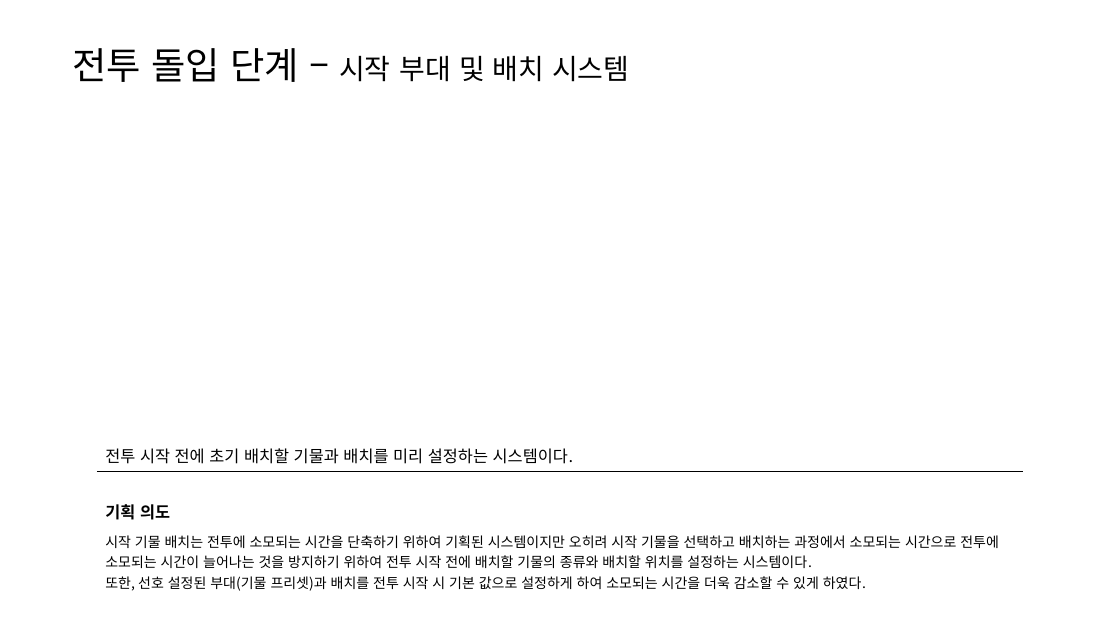
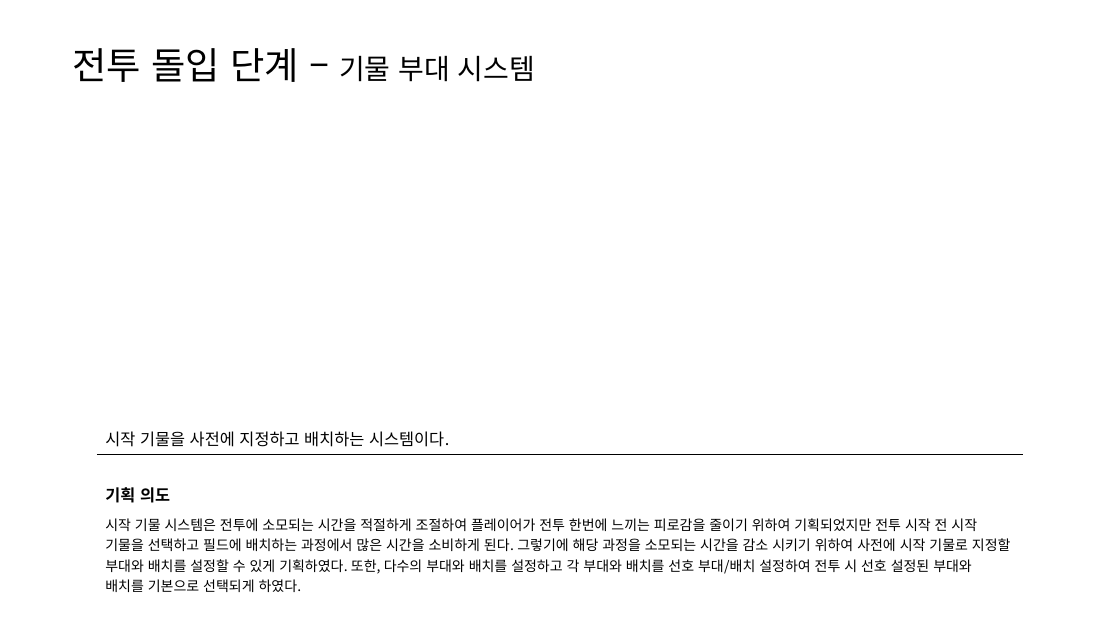
Before and after one commit to yjk0401/unityenginebasic_9th, a slide deck: slide 7 of 기획/체스/체스 전투 시스템 기획서.pptx (slide 6 before the commit). Drawn at 1120x630 pixels with LibreOffice and Linux fonts; fonts in the diff are those of the drawing. Boxes give left, top, right and bottom in pixels: in the first picture for what was removed or moved away, otherwise in the second. Text is boxed around its words. In the diff, an @@ line names an element or a change of style, - is before the commit and + after.

```diff
--- a/기획/체스/체스 전투 시스템 기획서.pptx
+++ b/기획/체스/체스 전투 시스템 기획서.pptx
@@ text at [72, 48, 535, 82]: text changed; size 24 to 32 pt @@
-전투 돌입 단계 – 시작 부대 및 배치 시스템
+전투 돌입 단계 – 기물 부대 시스템
@@ table at [97, 422, 1023, 596] @@
-row 1, column 1: 전투 시작 전에 초기 배치할 기물과 배치를 미리 설정하는 시스템이다.
+row 1, column 1: 시작 기물을 사전에 지정하고 배치하는 시스템이다.
-row 3, column 1: 시작 기물 배치는 전투에 소모되는 시간을 단축하기 위하여 기획된 시스템이지만 오히려 시작 기물을 선택하고 배치하는 과정에서 소모되는 시간으로 전투에 소모되는 시간이 늘어나는 것을 방지하기 위하여 전투 시작 전에 배치할 기물의 종류와 배치할 위치를 설정하는 시스템이다. / 또한, 선호 설정된 부대(기물 프리셋)과 배치를 전투 시작 시 기본 값으로 설정하게 하여 소모되는 시간을 더욱 감소할 수 있게 하였다.
+row 3, column 1: 시작 기물 시스템은 전투에 소모되는 시간을 적절하게 조절하여 플레이어가 전투 한번에 느끼는 피로감을 줄이기 위하여 기획되었지만 전투 시작 전 시작 기물을 선택하고 필드에 배치하는 과정에서 많은 시간을 소비하게 된다. 그렇기에 해당 과정을 소모되는 시간을 감소 시키기 위하여 사전에 시작 기물로 지정할 부대와 배치를 설정할 수 있게 기획하였다. 또한, 다수의 부대와 배치를 설정하고 각 부대와 배치를 선호 부대/배치 설정하여 전투 시 선호 설정된 부대와 배치를 기본으로 선택되게 하였다.
@@ table: place and size @@
-table at [97, 439, 1023, 595]
+table at [97, 422, 1023, 596]
```
Also in this commit, not shown: 8 other slides changed, 3 slides added, 14 other files.
